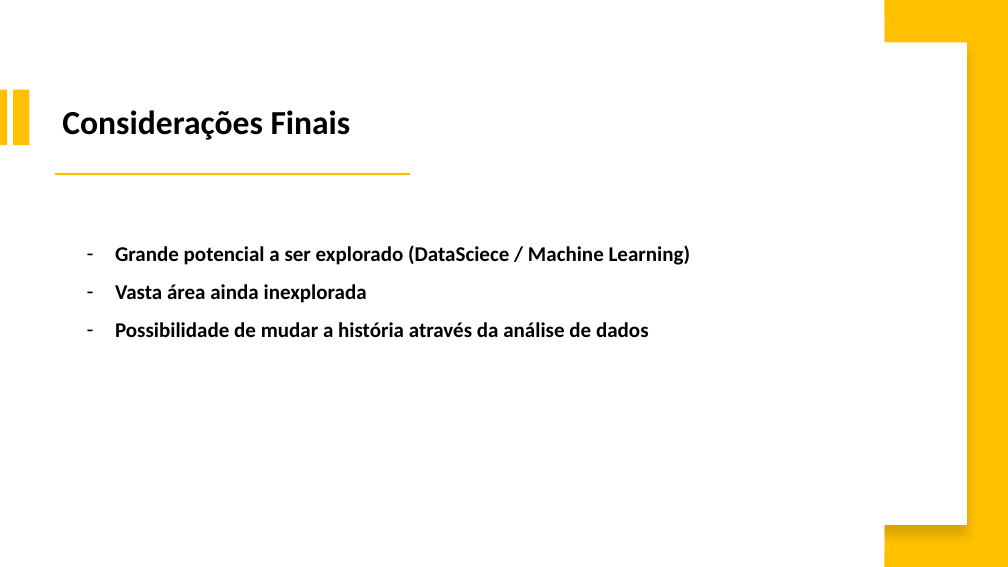
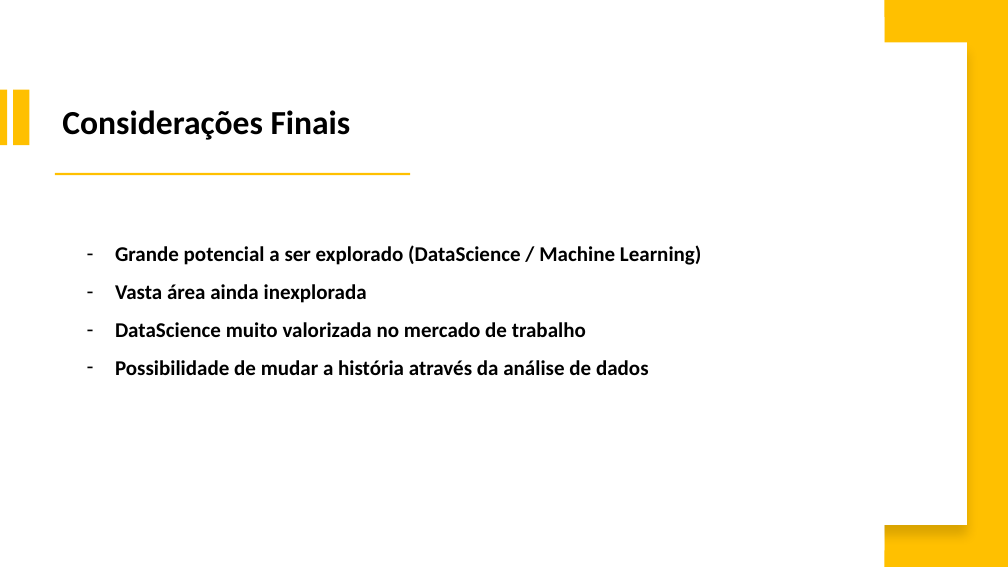
Before and after one commit to israeljmcarvalho/portfolioicarvalho, a slide deck: slide 15 of slides/Slides Portfólio Israel J. M. Carvalho.pptx. Drawn at 1008x567 pixels with LibreOffice and Linux fonts; fonts in the diff are those of the drawing. Boxes give left, top, right and bottom in pixels: in the first picture for what was removed or moved away, otherwise in the second. Text is boxed around its words. In the diff, an @@ line names an element or a change of style, - is before the commit and + after.

```diff
--- a/slides/Slides Portfólio Israel J. M. Carvalho.pptx
+++ b/slides/Slides Portfólio Israel J. M. Carvalho.pptx
@@ text at (115,245,702,265): text changed @@
-    – Grande potencial a ser explorado (DataSciece / Machine Learning)
+    – Grande potencial a ser explorado (DataScience / Machine Learning)
@@ text at (115,322,586,337): paragraph added @@
+    – DataScience muito valorizada no mercado de trabalho
```
Also in this commit, not shown: 3 other slides changed, 11 other files.
